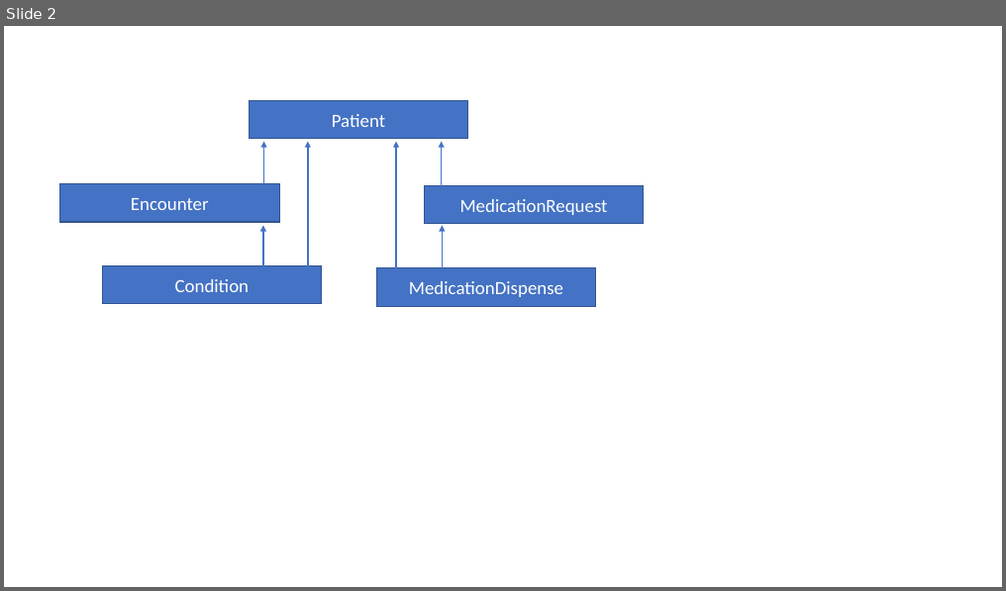
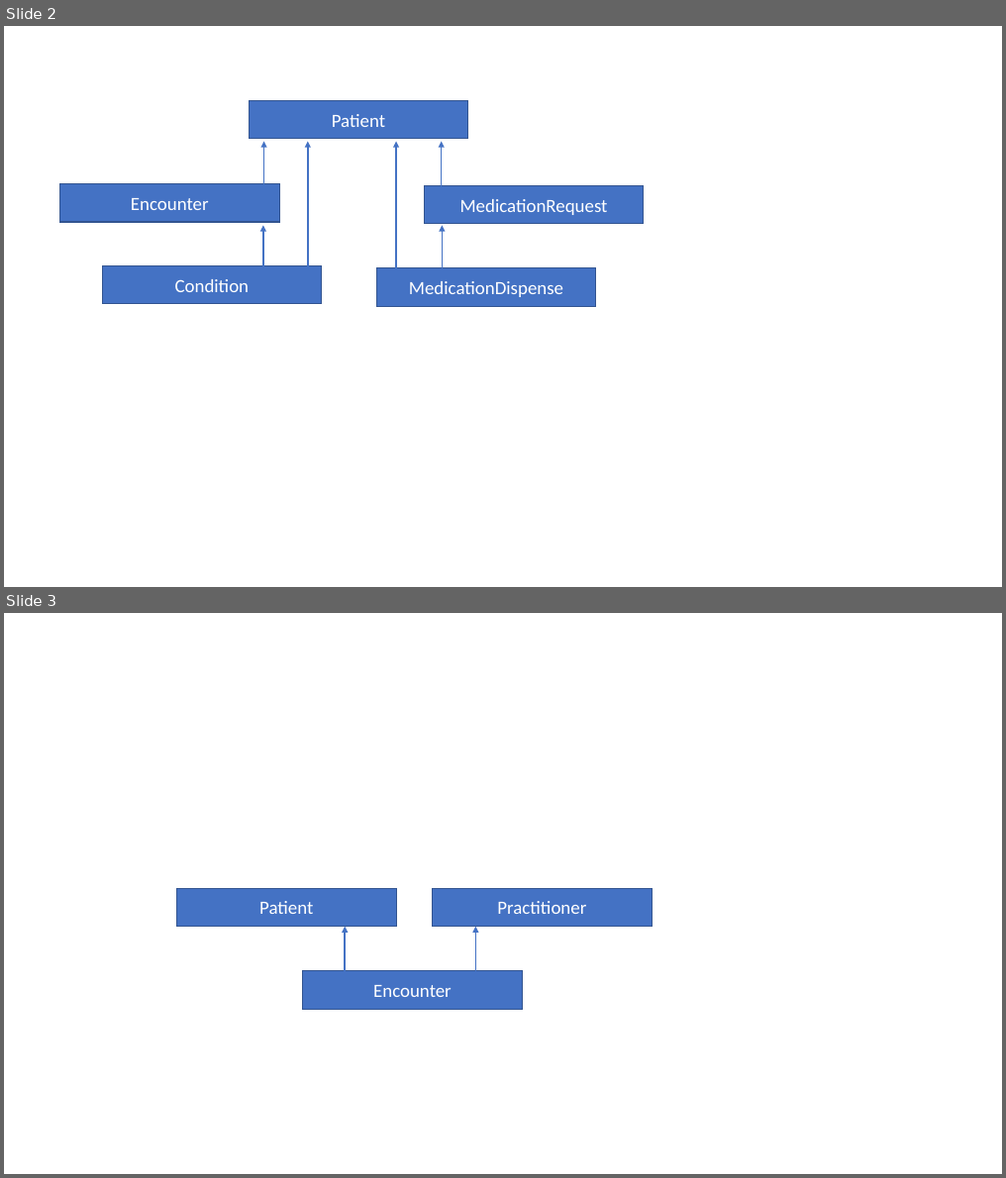
Before and after one commit to HL7/cql, a slide deck: docs/CQLDiagrams.pptx. Shown one above the other, each under a label of ours: slide 2 before the commit, slides 2 and 3 after it. The pictures are 1006x591 and 1006x1178 pixels, drawn with LibreOffice and Linux fonts; fonts in the diff are those of the drawing. Boxes give left, top, right and bottom in pixels: in the first picture for what was removed or moved away, otherwise in the second. Text is boxed around its words. In the diff, an @@ line names an element or a change of style, - is before the commit and + after.

```diff
--- a/docs/CQLDiagrams.pptx
+++ b/docs/CQLDiagrams.pptx
@@ slide 3 added at box(4, 613, 1002, 1174), background #FFFFFF @@
@@ rectangle added at box(177, 888, 396, 927), fill #4472C4, outline #325491 1 pt, 18 pt, text #FFFFFF @@
+Patient
@@ rectangle added at box(433, 888, 651, 927), fill #4472C4, outline #325491 1 pt, 18 pt, text #FFFFFF @@
+Practitioner
@@ arrow added from (345, 971) to (345, 927), #4472C4 1.5 pt @@
@@ arrow added from (475, 971) to (475, 927), #4472C4 1.5 pt @@
@@ rectangle added at box(303, 971, 522, 1010), fill #4472C4, outline #325491 1 pt, 18 pt, text #FFFFFF @@
+Encounter
```
Also in this commit, not shown: 2 other files.
